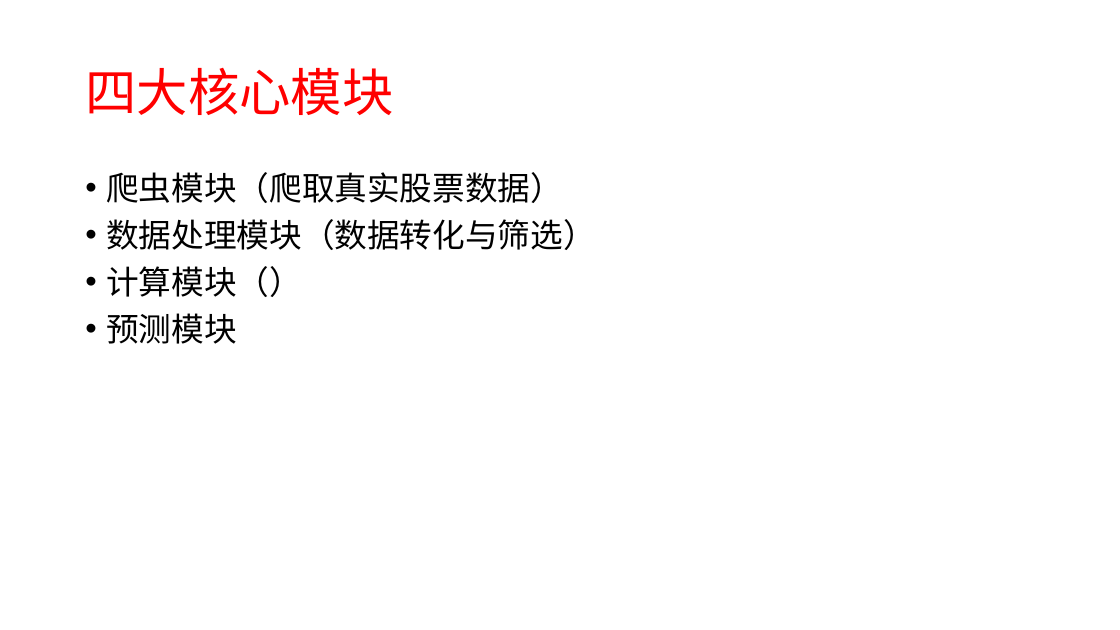
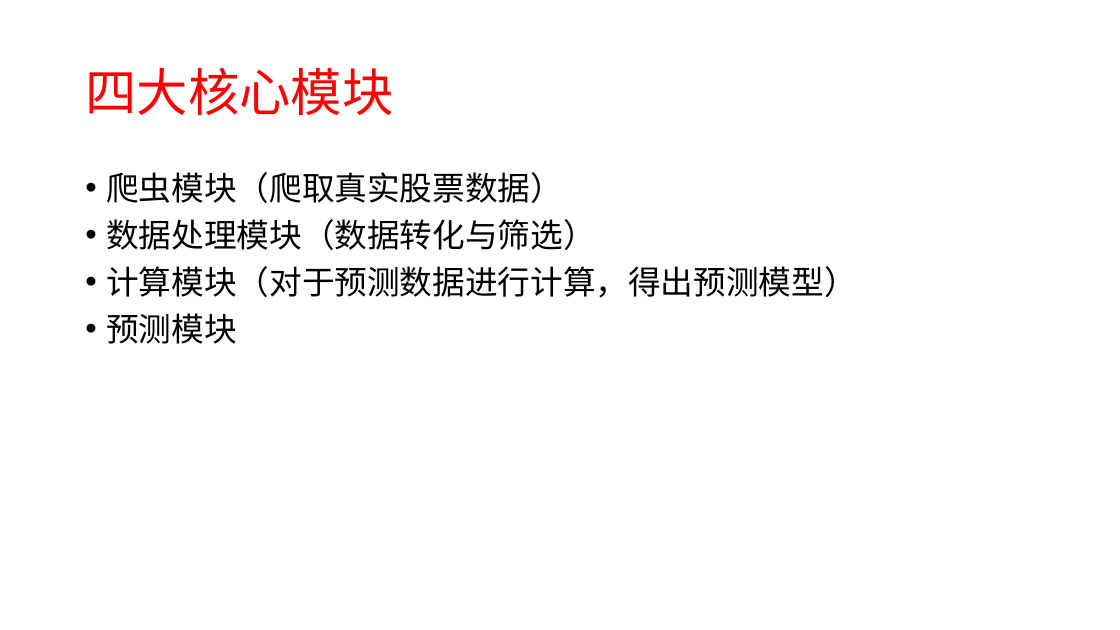
Before and after one commit to xuzj157/StockSyn, a slide deck: slide 3 of doc/股票分析预测系统.pptx. Drawn at 1120x630 pixels with LibreOffice and Linux fonts; fonts in the diff are those of the drawing. Boxes give left, top, right and bottom in pixels: in the first picture for what was removed or moved away, otherwise in the second. Text is boxed around its words. In the diff, an @@ line names an element or a change of style, - is before the commit and + after.

```diff
--- a/doc/股票分析预测系统.pptx
+++ b/doc/股票分析预测系统.pptx
@@ text at (106, 172, 595, 344): font Calibri to Noto Sans CJK SC in "爬虫模块（爬取真实股票数据）", "数据处理模块（数据转化与筛选）", "预测模块" @@
@@ text at (106, 266, 856, 298): text changed; font Calibri to Noto Sans CJK SC @@
-• 计算模块（）
+• 计算模块（对于预测数据进行计算，得出预测模型）
```
Also in this commit, not shown: 1 other slide changed, 6 slides added, 7 other files.
